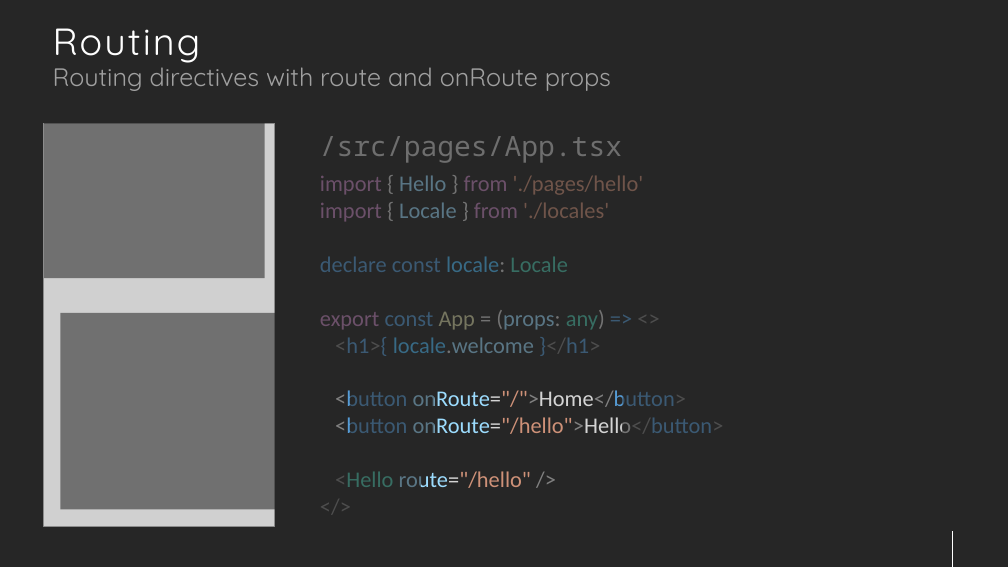
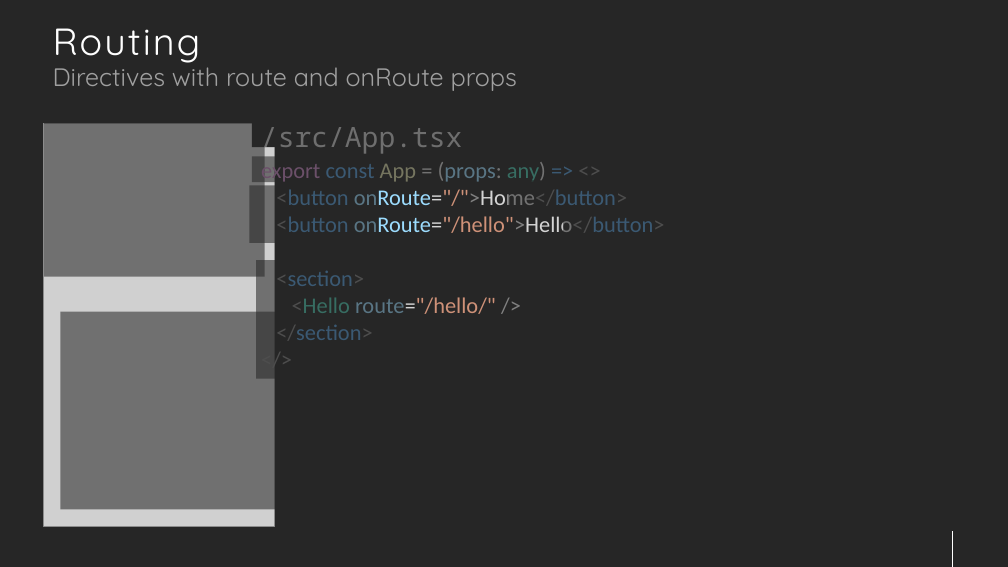
Before and after one commit to jsenaribeiro/react-away, a slide deck: slide 23 of doc/slides/tutorial.pptx (slide 12 before the commit). Drawn at 1008x567 pixels with LibreOffice and Linux fonts; fonts in the diff are those of the drawing; grey boxes stand for pictures. Boxes give left, top, right and bottom in pixels: in the first picture for what was removed or moved away, otherwise in the second. Text is boxed around its words. In the diff, an @@ line names an element or a change of style, - is before the commit and + after.

```diff
--- a/doc/slides/tutorial.pptx
+++ b/doc/slides/tutorial.pptx
@@ text at (x1=53, y1=60, x2=517, y2=91): text changed @@
-Routing directives with route and onRoute props
+Directives with route and onRoute props
@@ text at (x1=261, y1=127, x2=463, y2=155): text changed @@
-/src/pages/App.tsx
+/src/App.tsx
@@ rectangle resized from (x1=277, y1=167, x2=769, y2=370) to (x1=252, y1=156, x2=718, y2=182) @@
@@ text "export const App = (props: ..." moved from (x1=320, y1=175, x2=724, y2=488) to (x1=261, y1=159, x2=665, y2=340) @@
@@ text at (x1=320, y1=175, x2=644, y2=272): paragraphs removed @@
-import { Hello } from './pages/hello'
-import { Locale } from './locales'
-declare const locale: Locale
@@ rectangle resized from (x1=319, y1=460, x2=421, y2=519) to (x1=249, y1=185, x2=378, y2=243) @@
@@ rectangle resized from (x1=589, y1=462, x2=822, y2=493) to (x1=508, y1=180, x2=741, y2=216) @@
@@ rectangle resized from (x1=623, y1=378, x2=799, y2=409) to (x1=563, y1=208, x2=758, y2=244) @@
@@ rectangle resized from (x1=315, y1=358, x2=433, y2=389) to (x1=256, y1=260, x2=406, y2=379) @@
@@ text at (x1=276, y1=271, x2=496, y2=340): text changed; text colour #CE9178 to #569CD6 @@
-<Hello route="/hello" />
+<section>
+<Hello route="/hello/" />
+</section>
@@ rectangle resized from (x1=350, y1=387, x2=434, y2=438) to (x1=578, y1=288, x2=651, y2=324) @@
@@ text at (x1=335, y1=337, x2=600, y2=356): paragraph removed @@
-<h1>{ locale.welcome }</h1>
@@ rectangle removed at (x1=622, y1=414, x2=889, y2=445) @@
```
Also in this commit, not shown: 12 other slides changed, 14 slides added, 17 slides removed, 2 other files.
